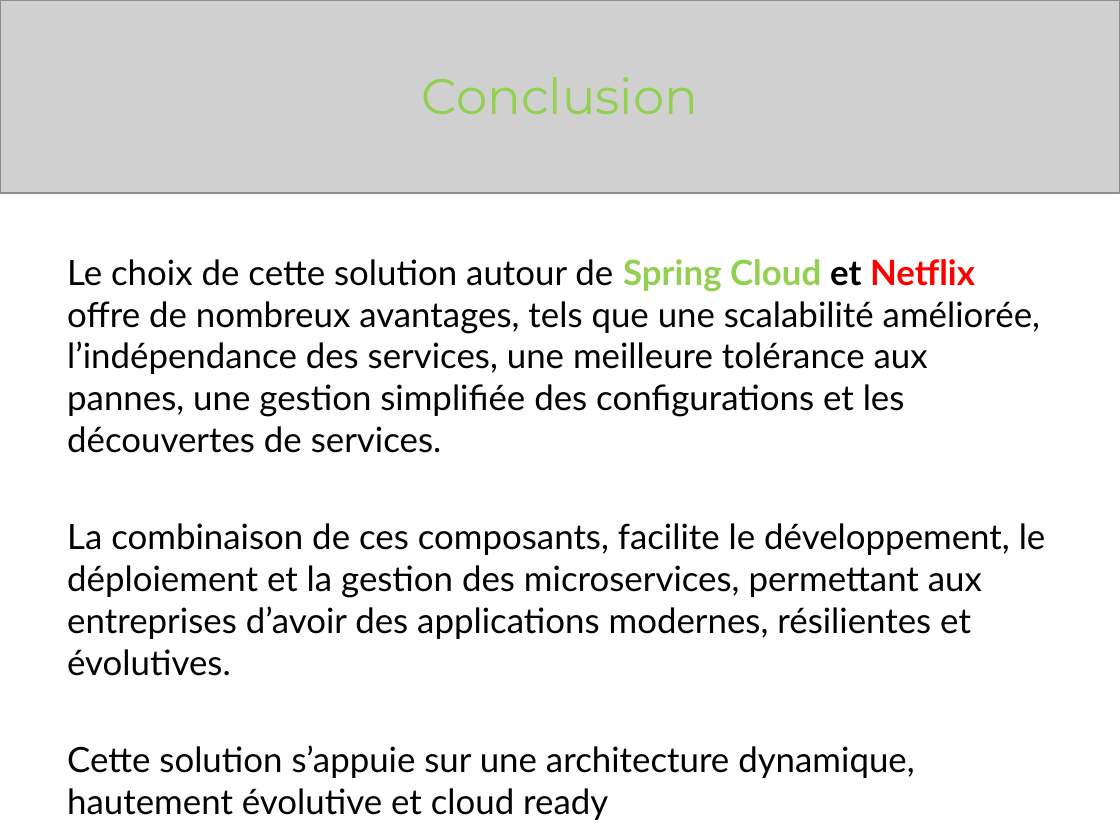
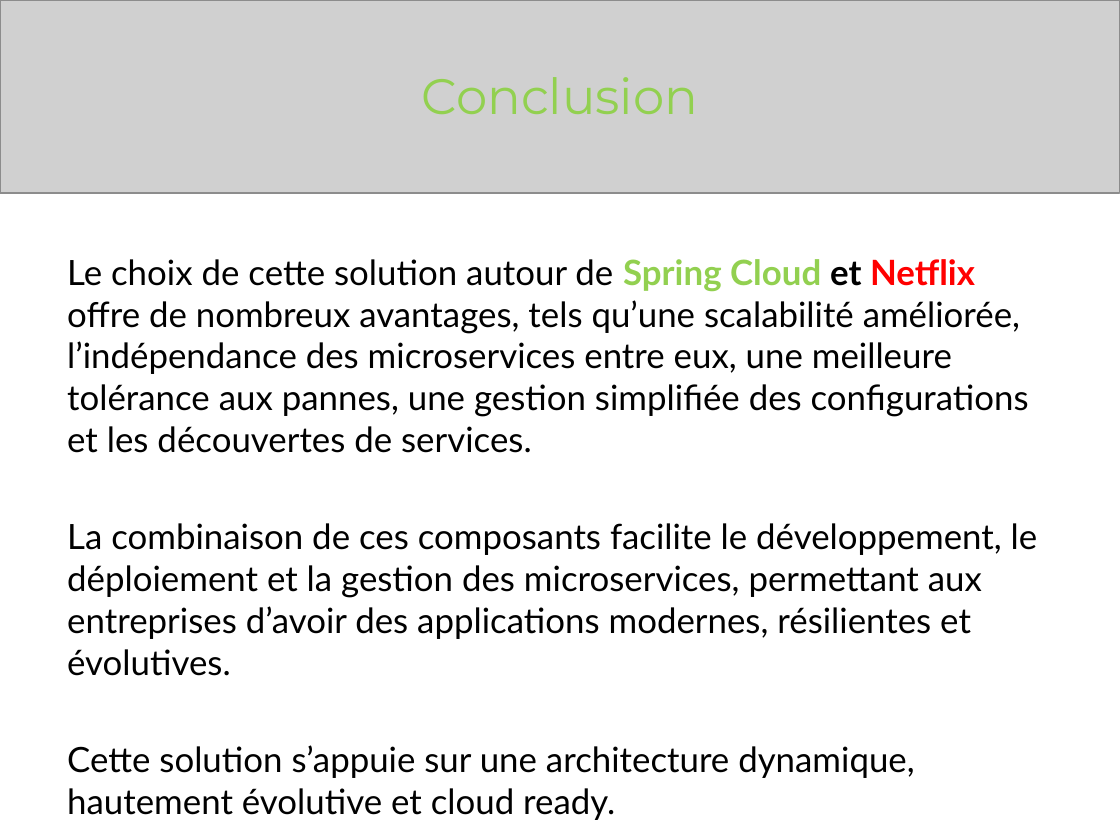
Before and after one commit to Elouaret/spring-cloud, a slide deck: slide 11 of Netflix_au_service_du_printemps_2.0.pptx. Drawn at 1120x840 pixels with LibreOffice and Linux fonts; fonts in the diff are those of the drawing; grey boxes stand for pictures. Boxes give left, top, right and bottom in pixels: in the first picture for what was removed or moved away, otherwise in the second. Text is boxed around its words. In the diff, an @@ line names an element or a change of style, - is before the commit and + after.

```diff
--- a/Netflix_au_service_du_printemps_2.0.pptx
+++ b/Netflix_au_service_du_printemps_2.0.pptx
@@ text at bbox=[67, 259, 1038, 820]: text changed @@
-Le choix de cette solution autour de Spring Cloud et Netflix offre de nombreux avantages, tels que une scalabilité améliorée, l’indépendance des services, une meilleure tolérance aux pannes, une gestion simplifiée des configurations et les découvertes de services.
-La combinaison de ces composants, facilite le développement, le déploiement et la gestion des microservices, permettant aux entreprises d’avoir des applications modernes, résilientes et évolutives.
-Cette solution s’appuie sur une architecture dynamique, hautement évolutive et cloud ready
+Le choix de cette solution autour de Spring Cloud et Netflix offre de nombreux avantages, tels qu’une scalabilité améliorée, l’indépendance des microservices entre eux, une meilleure tolérance aux pannes, une gestion simplifiée des configurations et les découvertes de services.
+La combinaison de ces composants facilite le développement, le déploiement et la gestion des microservices, permettant aux entreprises d’avoir des applications modernes, résilientes et évolutives.
+Cette solution s’appuie sur une architecture dynamique, hautement évolutive et cloud ready.
```
Also in this commit, not shown: 6 other slides changed, 16 other files.
